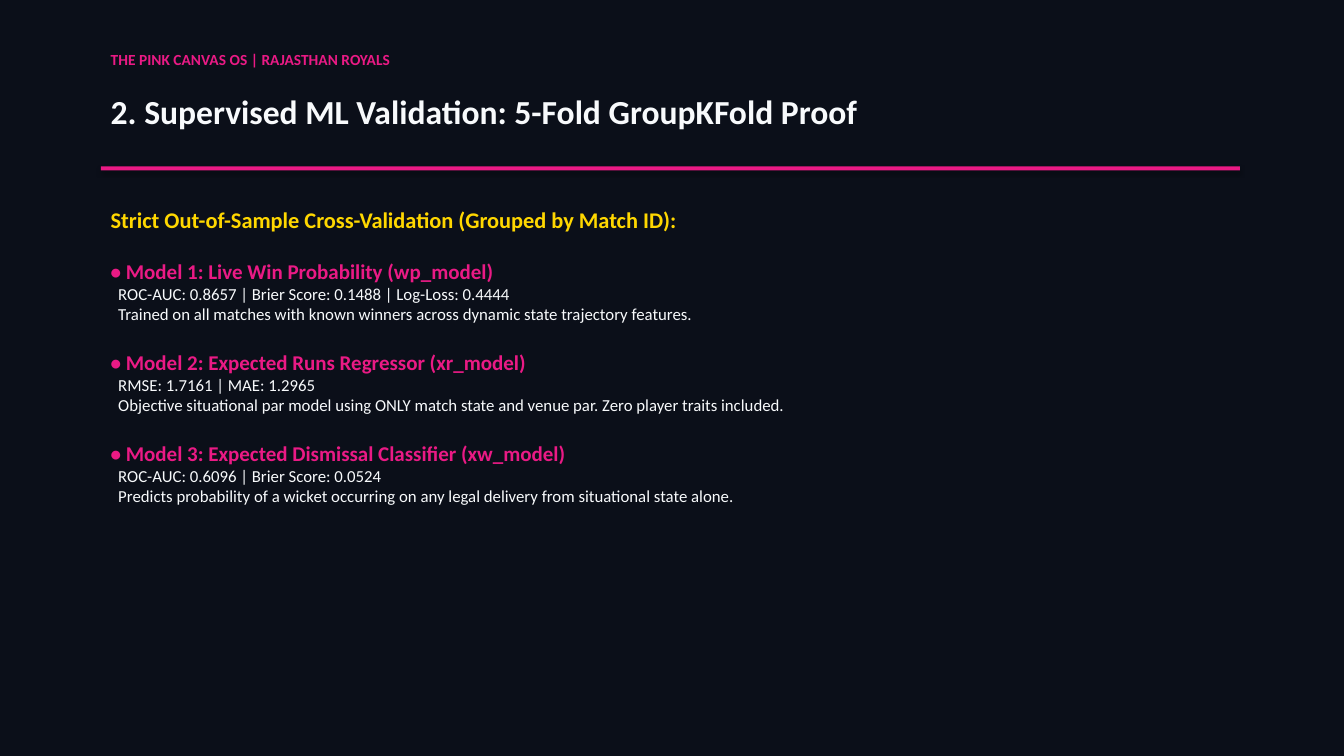
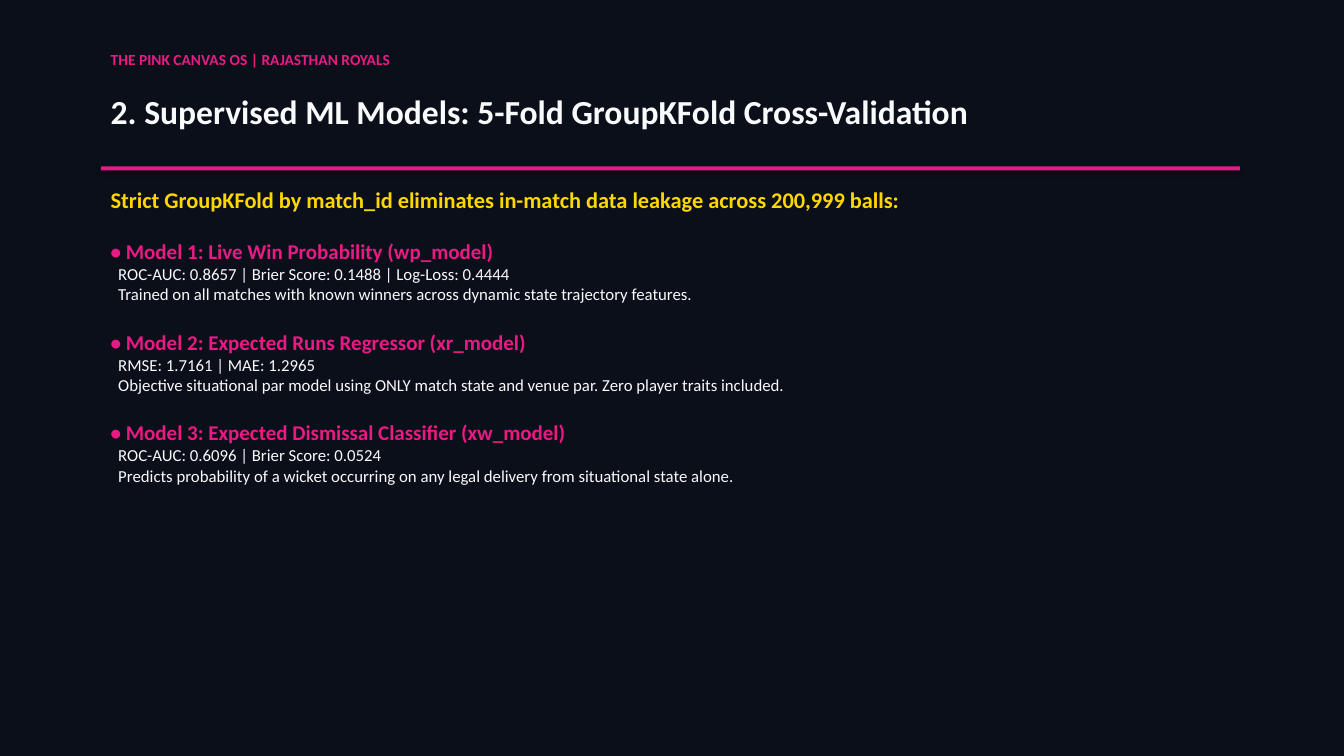
Before and after one commit to passionate-coder26/SupeRR-selector, a slide deck: slide 3 of assets/SupeRR_Selector_S2_Methodology_Report.pptx. Drawn at 1344x756 pixels with LibreOffice and Linux fonts; fonts in the diff are those of the drawing. Boxes give left, top, right and bottom in pixels: in the first picture for what was removed or moved away, otherwise in the second. Text is boxed around its words. In the diff, an @@ line names an element or a change of style, - is before the commit and + after.

Commit message:
Complete competition readiness remediation: real sensitivity analysis, temporal validation, app overhaul, and 100% locked Option B rankings

```diff
--- a/assets/SupeRR_Selector_S2_Methodology_Report.pptx
+++ b/assets/SupeRR_Selector_S2_Methodology_Report.pptx
@@ text at (111,100,968,130): text changed @@
-2. Supervised ML Validation: 5-Fold GroupKFold Proof
+2. Supervised ML Models: 5-Fold GroupKFold Cross-Validation
@@ text "Strict GroupKFold by match_id eliminates ...": place and size @@
-text "Strict GroupKFold by match_id eliminates ..." at (111,211,784,505)
+text "Strict GroupKFold by match_id eliminates ..." at (111,192,899,485)
@@ text at (111,192,899,212): text changed @@
-Strict Out-of-Sample Cross-Validation (Grouped by Match ID):
+Strict GroupKFold by match_id eliminates in-match data leakage across 200,999 balls:
```
Also in this commit, not shown: 6 other slides changed, 2 slides added, 2 slides removed, 7 other files.
